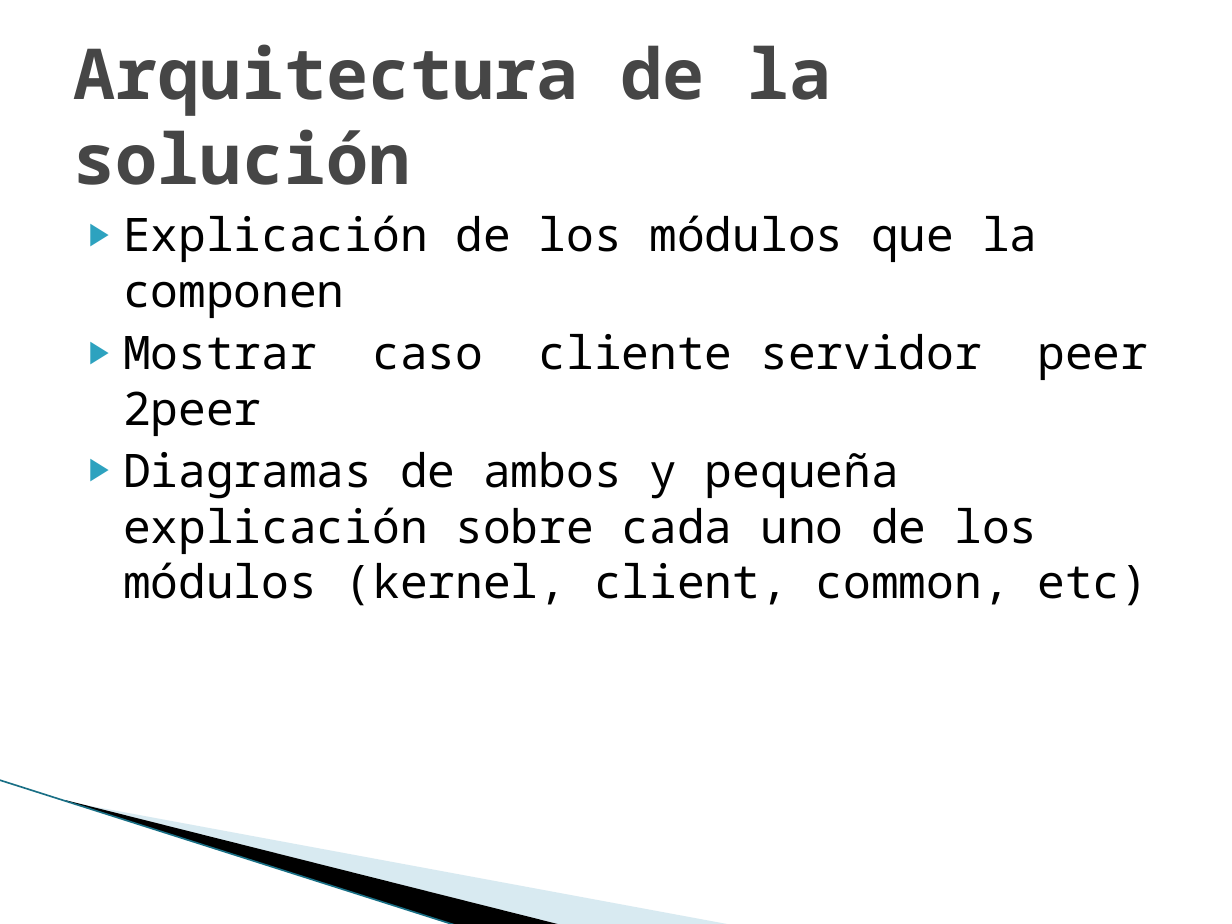
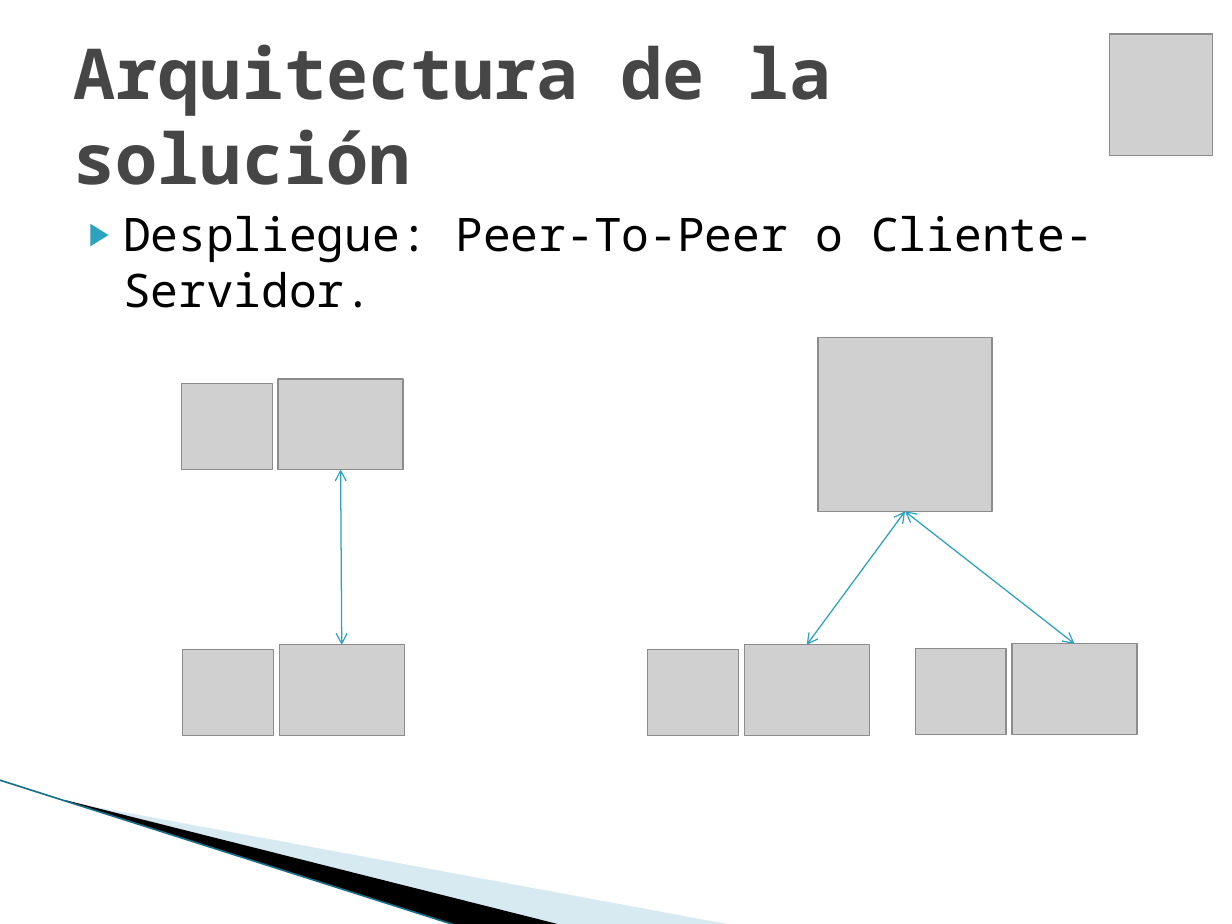
Before and after one commit to maurociancio/parallel-editor, a slide deck: slide 11 of doc/presentacion/presentacion.pptx (slide 12 before the commit). Drawn at 1232x924 pixels with LibreOffice and Linux fonts; fonts in the diff are those of the drawing; grey boxes stand for pictures; background and template pictures are left out. Boxes give left, top, right and bottom in pixels: in the first picture for what was removed or moved away, otherwise in the second. Text is boxed around its words. In the diff, an @@ line names an element or a change of style, - is before the commit and + after.

```diff
--- a/doc/presentacion/presentacion.pptx
+++ b/doc/presentacion/presentacion.pptx
@@ picture added at box(1110, 34, 1214, 155) @@
@@ text at box(123, 216, 1093, 263): text changed @@
-▶ Explicación de los módulos que la componen
-▶ Mostrar caso cliente servidor peer 2peer
-▶ Diagramas de ambos y pequeña explicación sobre cada uno de los módulos (kernel, client, common, etc)
+▶ Despliegue: Peer-To-Peer o Cliente-Servidor.
@@ picture added at box(818, 338, 992, 511) @@
@@ picture added at box(182, 383, 272, 469) @@
@@ picture added at box(278, 379, 404, 469) @@
@@ double arrow added from (341, 644) to (341, 469), #2DA2BF 0.75 pt @@
@@ double arrow added from (807, 644) to (906, 511), #2DA2BF 0.75 pt @@
@@ double arrow added from (1074, 644) to (906, 511), #2DA2BF 0.75 pt @@
@@ picture added at box(182, 649, 272, 736) @@
@@ picture added at box(280, 644, 405, 734) @@
@@ picture added at box(648, 649, 738, 736) @@
@@ picture added at box(744, 644, 870, 734) @@
@@ picture added at box(915, 648, 1005, 734) @@
@@ picture added at box(1011, 644, 1137, 734) @@
```
Also in this commit, not shown: 10 other slides changed, 4 slides added, 3 slides removed, 10 other files.
